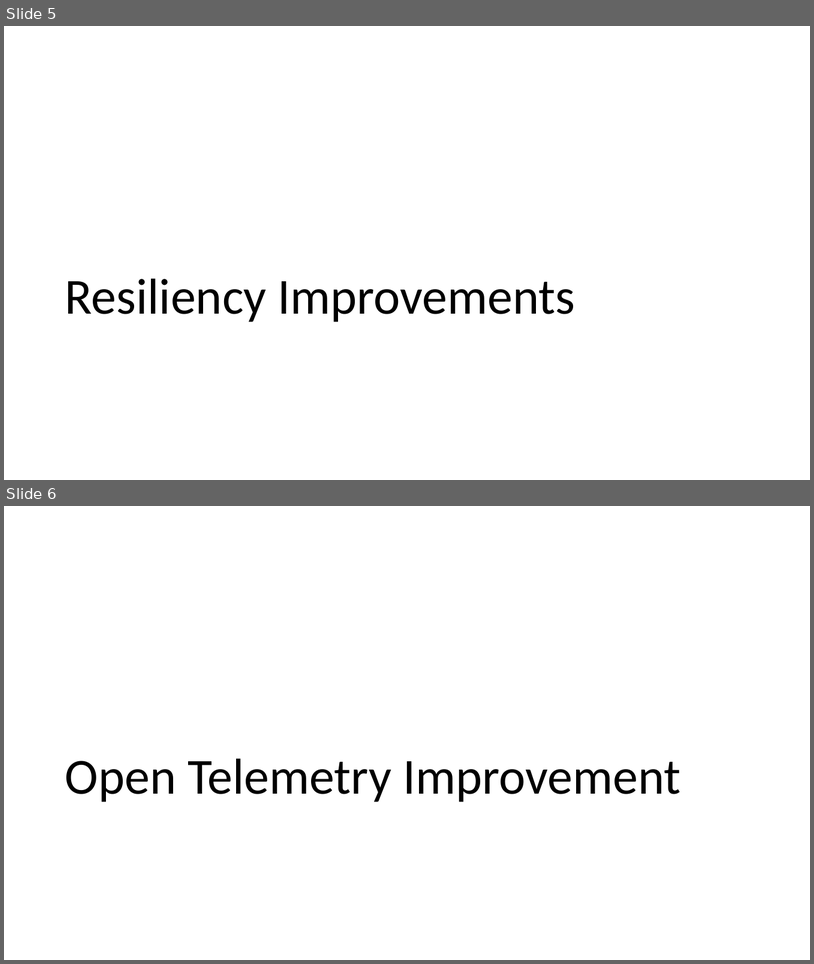
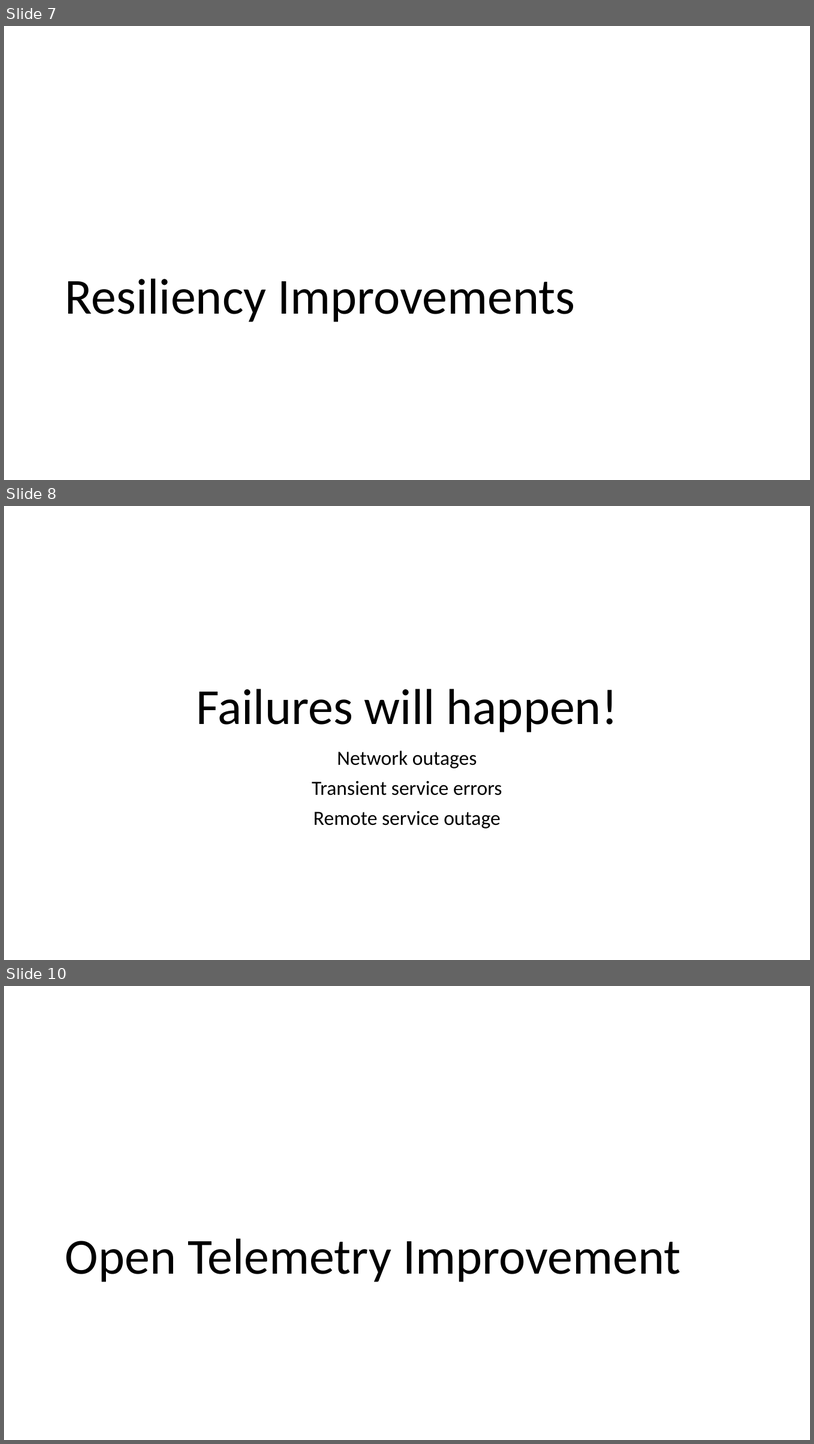
Before and after one commit to willvelida/talks, a slide deck: whats-new-cloud-native-dev-dotnet8/slide_deck.pptx. Shown one above the other, each under a label of ours: slides 5 and 6 before the commit, slides 7, 8 and 10 after it; the slides between them are not shown. The pictures are 814x964 and 814x1444 pixels, drawn with LibreOffice and Linux fonts; fonts in the diff are those of the drawing. Boxes give left, top, right and bottom in pixels: in the first picture for what was removed or moved away, otherwise in the second. Text is boxed around its words. In the diff, an @@ line names an element or a change of style, - is before the commit and + after.

```diff
--- a/whats-new-cloud-native-dev-dotnet8/slide_deck.pptx
+++ b/whats-new-cloud-native-dev-dotnet8/slide_deck.pptx
@@ slide 8 added at [4,506,810,960], background #FFFFFF @@
@@ title added at [196,688,618,732], 60 pt, text #000000 @@
+Failures will happen!
@@ subtitle added at [312,750,503,828], 24 pt, text #000000 @@
+Network outages
+Transient service errors
+Remote service outage
@@ what was slide 5 is now slide 7 @@
@@ what was slide 6 is now slide 10 @@
```
Also in this commit, not shown: 1 slide changed, 3 other slides added.
